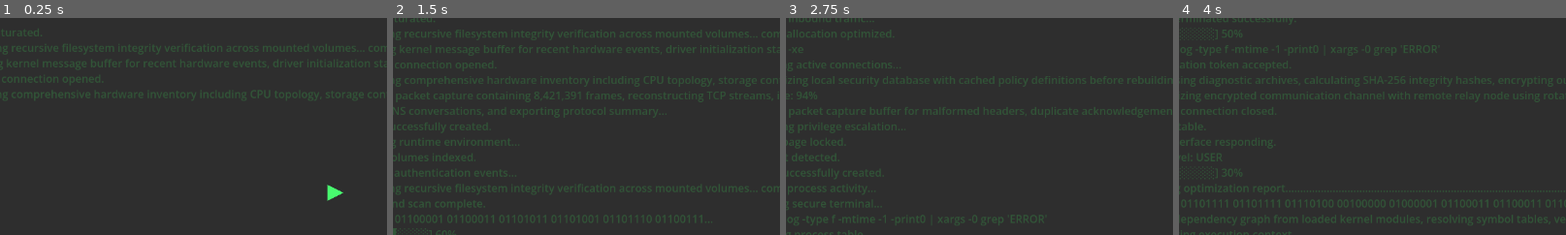
Above: before the commit, frames 1-4 (left to right).
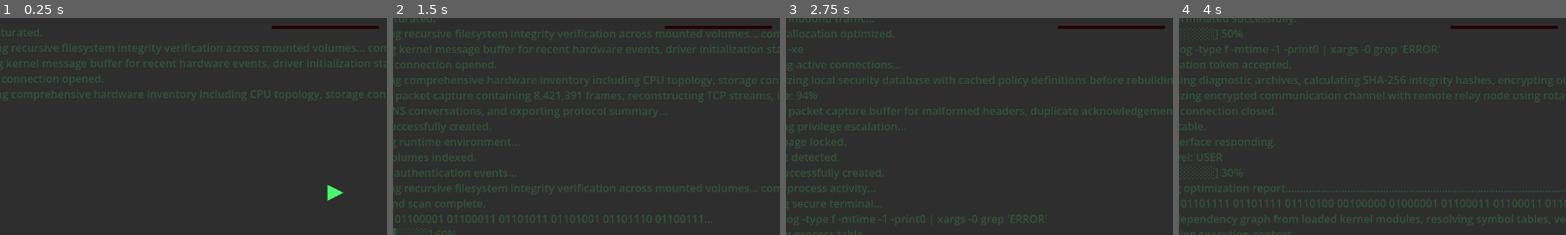
Above: after the commit, the same moments.

Repository: ArnavB67/PolyHack
Game: Godot game, scene res://Scenes/Level.tscn
Same seed, same stepped clock (60 frames per second), same inputs: the game is played once before the commit and once after it.
Inputs (mouse positions are % of the whole screen's width and height, from its top left):
- Up to frame 1 (0.25 s): no input
- Up to frame 2 (1.5 s): tap Enter at 0.5 s; move the mouse to (50, 51) at 0.52 s; hold D (Right) 0.53-1.28 s; tap Alt at 0.6 s; click (50, 51) at 0.67 s; move the mouse to (30, 55) at 1.27 s; hold S (Down) from 1.28 s (still down); tap Shift at 1.35 s
- Up to frame 3 (2.75 s): move the mouse to (60, 28) at 2.02 s; release S (Down) at 2.03 s; hold D (Right) from 2.03 s (still down); tap Alt at 2.1 s
- Up to frame 4 (4 s): move the mouse to (45, 70) at 2.77 s; release D (Right) at 2.78 s; hold W (Up) 2.78-3.53 s; tap Shift at 2.85 s; click (45, 70) at 2.92 s; move the mouse to (80, 65) at 3.52 s; hold A (Left) from 3.53 s (still down); tap Alt at 3.6 s
The pictures show only the part of the screen within x 8-58%, y 5-55%; the shares and areas given below are measured in that part.

The runs differ from the first frame. In frame 1, 0.4% of the frame differs, in the area x 70-98%, y 3-5%; in frame 2, 0.4%; in frame 3, 0.4%; in frame 4, 0.4%.

Commit message:
Created Enemies
Created Triangle Enemies which follow player and damage player if player enters the enemy body,also implemented a small health bar and health depletion along with removing player on death

Diff:
--- a/Scenes/Level.tscn
+++ b/Scenes/Level.tscn
@@ -2,6 +2,7 @@
 
 [ext_resource type="PackedScene" uid="uid://bxov726tclif1" path="res://Scenes/player.tscn" id="1_0ba56"]
 [ext_resource type="Script" uid="uid://dgchyxx7oxb6r" path="res://Scripts/background_logs.gd" id="1_8rbpu"]
+[ext_resource type="Script" uid="uid://ujvpeftihu2k" path="res://Scenes/level.gd" id="1_fuudy"]
 [ext_resource type="FontFile" uid="uid://l0y6rw06k73f" path="res://Assets/NotoSans_Condensed-Thin.ttf" id="1_vsvp5"]
 
 [sub_resource type="StyleBoxFlat" id="StyleBoxFlat_8rbpu"]
@@ -55,8 +56,9 @@
 gradient = SubResource("Gradient_xylue")
 
 [node name="Level" type="Node" unique_id=847438034]
+script = ExtResource("1_fuudy")
 metadata/_edit_vertical_guides_ = [1113.0]
-metadata/_edit_horizontal_guides_ = [3.0]
+metadata/_edit_horizontal_guides_ = [680.0]
 
 [node name="BG" type="Panel" parent="." unique_id=252478960]
 anchors_preset = 15
@@ -79,6 +81,10 @@
 theme_override_colors/default_color = Color(0.25882354, 0.98039216, 0.39215687, 0.19607843)
 scroll_following = true
 script = ExtResource("1_8rbpu")
+
+[node name="BackgroundLogsTimer" type="Timer" parent="." unique_id=917509772]
+wait_time = 0.009999999999999998
+autostart = true
 
 [node name="Borders" type="Node" parent="." unique_id=2109111383]
 
@@ -170,8 +176,9 @@
 position = Vector2(587, 295)
 collision_mask = 10
 
-[node name="Timer" type="Timer" parent="." unique_id=917509772]
-wait_time = 0.009999999999999998
+[node name="EnemySpawnTimer" type="Timer" parent="." unique_id=681386568]
+wait_time = 5.0
 autostart = true
 
-[connection signal="timeout" from="Timer" to="BackgroundLogs" method="_on_timer_timeout"]
+[connection signal="timeout" from="BackgroundLogsTimer" to="BackgroundLogs" method="_on_timer_timeout"]
+[connection signal="timeout" from="EnemySpawnTimer" to="." method="_on_enemy_spawn_timer_timeout"]
--- /dev/null
+++ b/Scenes/TriangleEnemy.tscn
@@ -0,0 +1,22 @@
+[gd_scene format=3 uid="uid://ffuginxsakpn"]
+
+[ext_resource type="Script" uid="uid://c2k7nh32v3kpx" path="res://Scripts/enemy.gd" id="1_yrm4s"]
+
+[node name="TriangleEnemy" type="Area2D" unique_id=621703244]
+scale = Vector2(4, 4)
+script = ExtResource("1_yrm4s")
+metadata/_edit_vertical_guides_ = [-1.0]
+metadata/_edit_horizontal_guides_ = [4.0]
+
+[node name="Polygon2D" type="Polygon2D" parent="." unique_id=726458611]
+color = Color(0.71314275, 0.09232233, 0.12015482, 1)
+polygon = PackedVector2Array(4, 0, -2, -3, -2, 3)
+
+[node name="CollisionPolygon2D" type="CollisionPolygon2D" parent="." unique_id=735994258]
+polygon = PackedVector2Array(-2, -3, -2, 3, 4, 0)
+
+[node name="LifeTime" type="Timer" parent="." unique_id=848841349]
+wait_time = 100.0
+
+[connection signal="body_entered" from="." to="." method="_on_body_entered"]
+[connection signal="timeout" from="LifeTime" to="." method="_on_life_time_timeout"]
--- /dev/null
+++ b/Scenes/level.gd
@@ -0,0 +1,17 @@
+extends Node
+
+const ENEMY = preload("uid://ffuginxsakpn")
+# Called when the node enters the scene tree for the first time.
+func _ready() -> void:
+	pass # Replace with function body.
+
+
+# Called every frame. 'delta' is the elapsed time since the previous frame.
+func _process(delta: float) -> void:
+	pass
+
+
+func _on_enemy_spawn_timer_timeout() -> void:
+	var Enemy = ENEMY.instantiate()
+	Enemy.position=Vector2(randi_range(-5,1158),randi_range(-5,680))
+	get_tree().current_scene.add_child(Enemy)
--- a/Scenes/player.tscn
+++ b/Scenes/player.tscn
@@ -1,6 +1,20 @@
 [gd_scene format=3 uid="uid://bxov726tclif1"]
 
 [ext_resource type="Script" uid="uid://cxx53fl282upx" path="res://Scripts/player.gd" id="1_v0iea"]
+
+[sub_resource type="StyleBoxFlat" id="StyleBoxFlat_v0iea"]
+bg_color = Color(0.14153159, 8.04686e-08, 1.8049032e-08, 1)
+corner_radius_top_left = 4
+corner_radius_top_right = 4
+corner_radius_bottom_right = 4
+corner_radius_bottom_left = 4
+
+[sub_resource type="StyleBoxFlat" id="StyleBoxFlat_cvnsp"]
+bg_color = Color(0.79607844, 0, 0, 1)
+corner_radius_top_left = 4
+corner_radius_top_right = 4
+corner_radius_bottom_right = 4
+corner_radius_bottom_left = 4
 
 [node name="Player" type="CharacterBody2D" unique_id=1101997899]
 z_index = 5
@@ -13,3 +27,19 @@
 
 [node name="CollisionPolygon2D" type="CollisionPolygon2D" parent="." unique_id=580446180]
 polygon = PackedVector2Array(4, 0, -2, 3, -2, -3)
+
+[node name="CanvasLayer" type="CanvasLayer" parent="." unique_id=1077942551]
+
+[node name="HealthBar" type="ProgressBar" parent="CanvasLayer" unique_id=121976333]
+anchors_preset = 5
+anchor_left = 0.5
+anchor_right = 0.5
+offset_left = -80.0
+offset_top = 46.0
+offset_right = 80.0
+offset_bottom = 51.0
+grow_horizontal = 2
+theme_override_styles/background = SubResource("StyleBoxFlat_v0iea")
+theme_override_styles/fill = SubResource("StyleBoxFlat_cvnsp")
+value = 50.0
+show_percentage = false
--- /dev/null
+++ b/Scripts/Globals.gd
@@ -0,0 +1,5 @@
+extends Node
+
+var PlayerPosition
+var HackPercentage= 0
+var IsGameOver = false
--- a/Scripts/background_logs.gd
+++ b/Scripts/background_logs.gd
@@ -269,4 +269,4 @@
 func _on_timer_timeout() -> void:
 	var RandomLine = FakeLogs.pick_random()
 	append_text("\n> " + RandomLine)
-	$"../Timer".wait_time = randf_range(0.01,0.1)
+	$"../BackgroundLogsTimer".wait_time = randf_range(0.01,0.1)
--- /dev/null
+++ b/Scripts/enemy.gd
@@ -0,0 +1,29 @@
+extends Area2D
+
+var Direction
+const EnemySpeed= 200
+# Called when the node enters the scene tree for the first time.
+func _ready() -> void:
+	pass # Replace with function body.
+
+
+# Called every frame. 'delta' is the elapsed time since the previous frame.
+func _process(delta: float) -> void:
+	Direction = (Globals.PlayerPosition-global_position).normalized()
+	position.x+=Direction.x*delta*EnemySpeed
+	position.y+=Direction.y*delta*EnemySpeed
+	rotation=lerp_angle(rotation,Direction.angle(),15*delta)
+
+func _on_life_time_timeout() -> void:
+	queue_free()
+
+
+func _on_body_entered(body: Node2D) -> void:
+	if body.is_in_group("Player"):
+		if Globals.HackPercentage+5<100:
+			Globals.HackPercentage+=5
+		elif Globals.HackPercentage<=100:
+			Globals.HackPercentage=100
+			Globals.IsGameOver = true
+
+		queue_free()
--- a/Scripts/player.gd
+++ b/Scripts/player.gd
@@ -3,6 +3,16 @@
 
 const SPEED = 300.0
 const RotationSpeed = 15
+@onready var health_bar: ProgressBar = $CanvasLayer/HealthBar
+
+func _ready() -> void:
+	add_to_group("Player")
+
+func _process(delta: float) -> void:
+	Globals.PlayerPosition = global_position
+	health_bar.value = Globals.HackPercentage
+	if Globals.IsGameOver == true:
+		queue_free()
 
 func _physics_process(delta: float) -> void:
 	var Direction = Input.get_vector("Left","Right","Up","Down")
--- a/project.godot
+++ b/project.godot
@@ -14,6 +14,10 @@
 run/main_scene="uid://b3jhq6kmjjk58"
 config/features=PackedStringArray("4.6", "Forward Plus")
 config/icon="res://icon.svg"
+
+[autoload]
+
+Globals="*uid://bleyef8qlp4rl"
 
 [editor_plugins]
 
Not shown, added: Scenes/level.gd.uid
Not shown, added: Scripts/Globals.gd.uid
Not shown, added: Scripts/enemy.gd.uid
